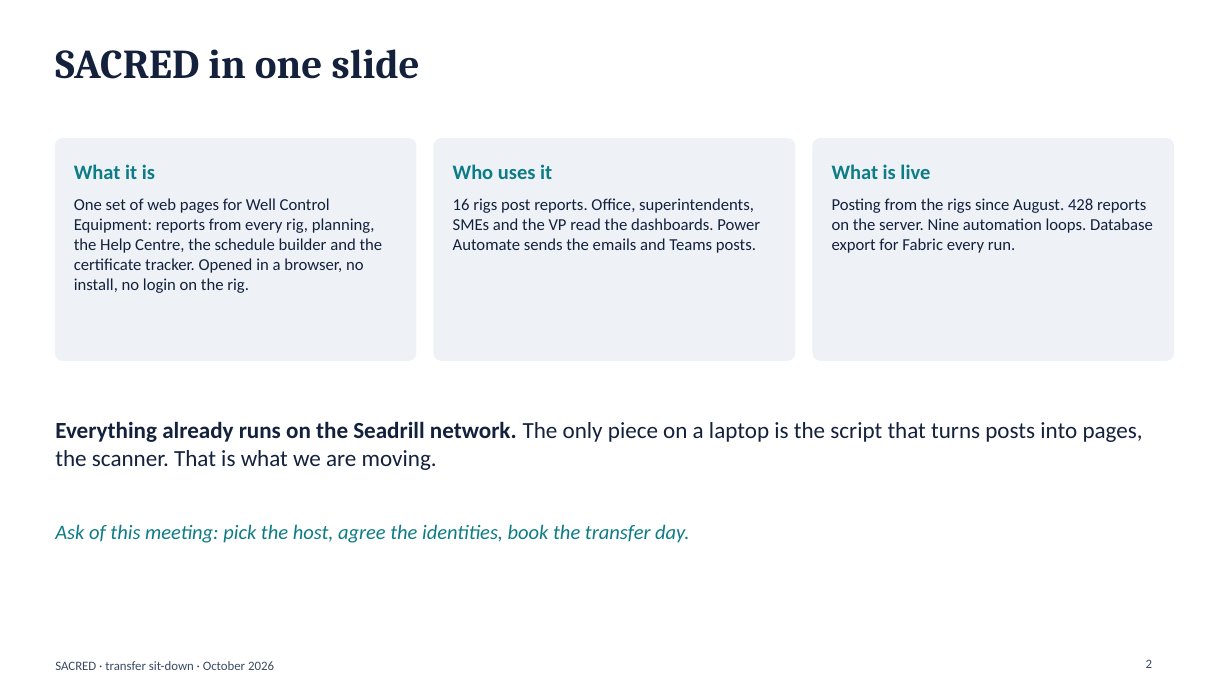
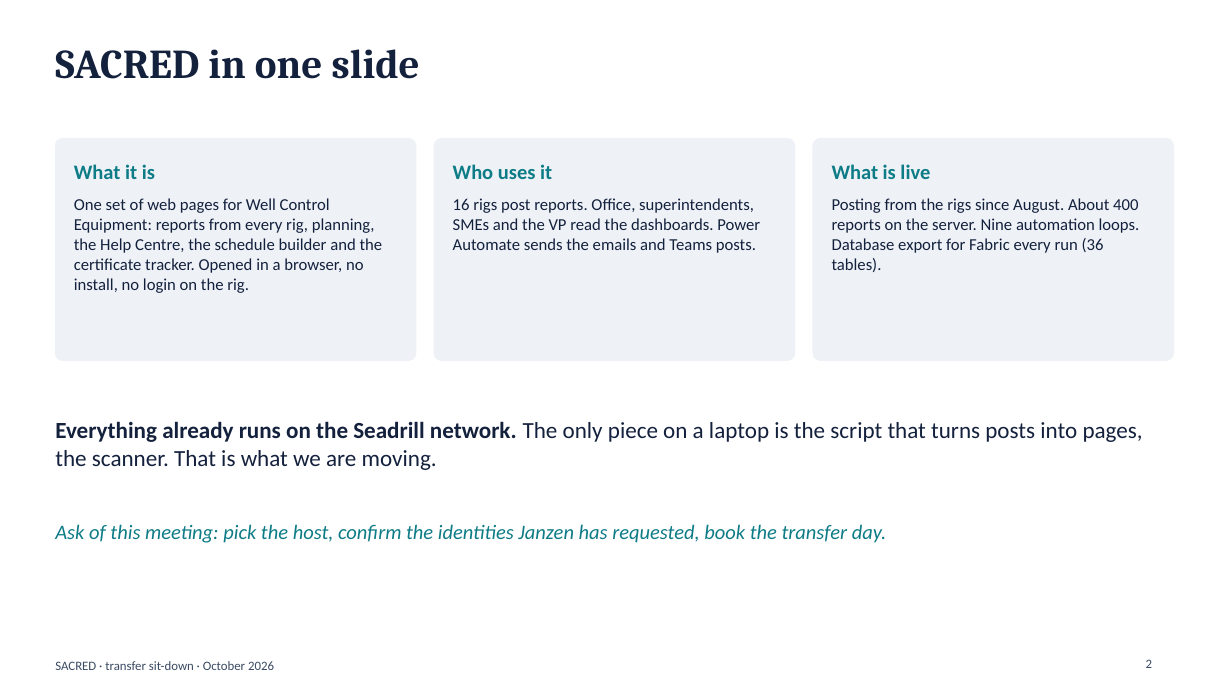
Before and after one commit to dplant494-svg/Dans-projects, a slide deck: slide 2 of SACRED-TRANSFER-DECK-2026-10.pptx. Drawn at 1232x693 pixels with LibreOffice and Linux fonts; fonts in the diff are those of the drawing. Boxes give left, top, right and bottom in pixels: in the first picture for what was removed or moved away, otherwise in the second. Text is boxed around its words. In the diff, an @@ line names an element or a change of style, - is before the commit and + after.

```diff
--- a/SACRED-TRANSFER-DECK-2026-10.pptx
+++ b/SACRED-TRANSFER-DECK-2026-10.pptx
@@ text at (832, 198, 1140, 272): text changed @@
-Posting from the rigs since August. 428 reports on the server. Nine automation loops. Database export for Fabric every run.
+Posting from the rigs since August. About 400 reports on the server. Nine automation loops. Database export for Fabric every run (36 tables).
@@ text at (55, 524, 886, 543): text changed @@
-Ask of this meeting: pick the host, agree the identities, book the transfer day.
+Ask of this meeting: pick the host, confirm the identities Janzen has requested, book the transfer day.
```
Also in this commit, not shown: 5 other slides changed, 5 other files.
